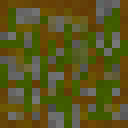
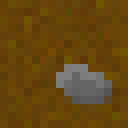
Two versions of the same layered image (128×128). Layer-by-layer changes:
added layer "stone" above "grass" over (56, 64, 112, 112)
hid "grass" over (0, 8, 128, 128)
hid "path" over (0, 0, 128, 128)
